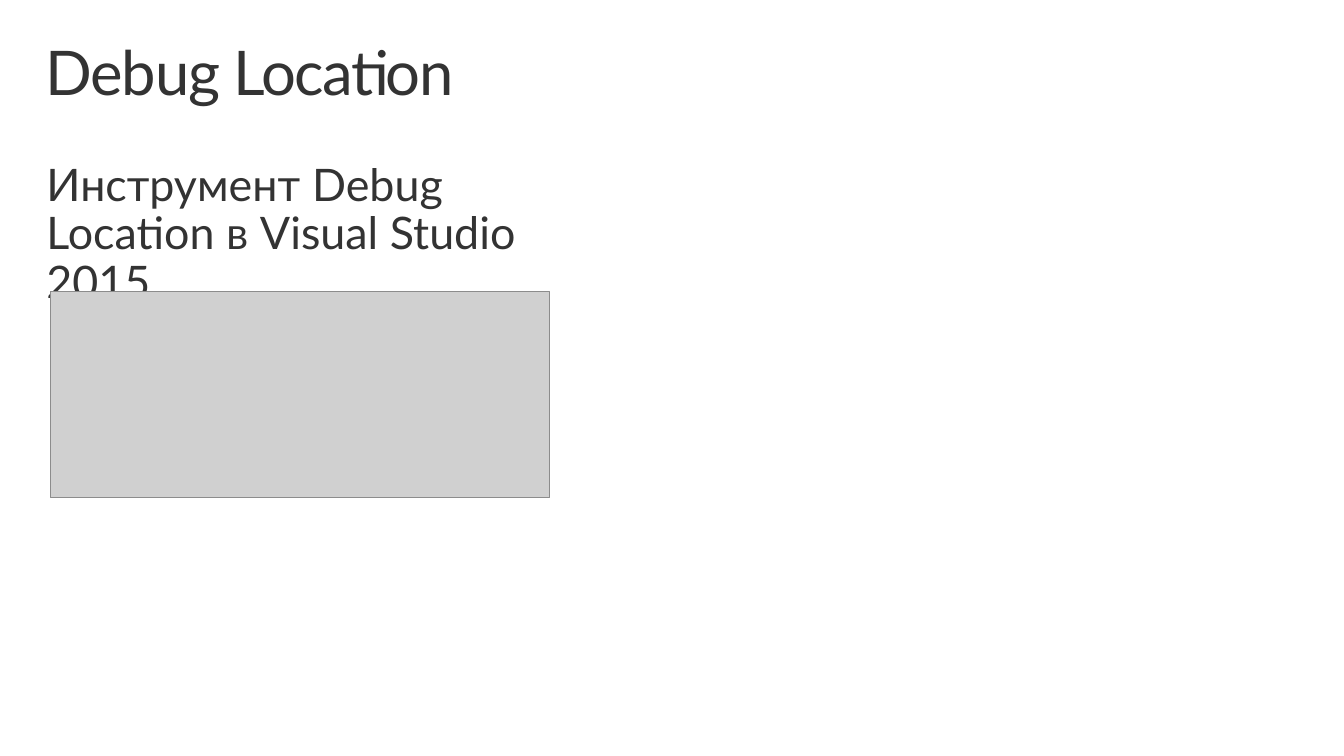
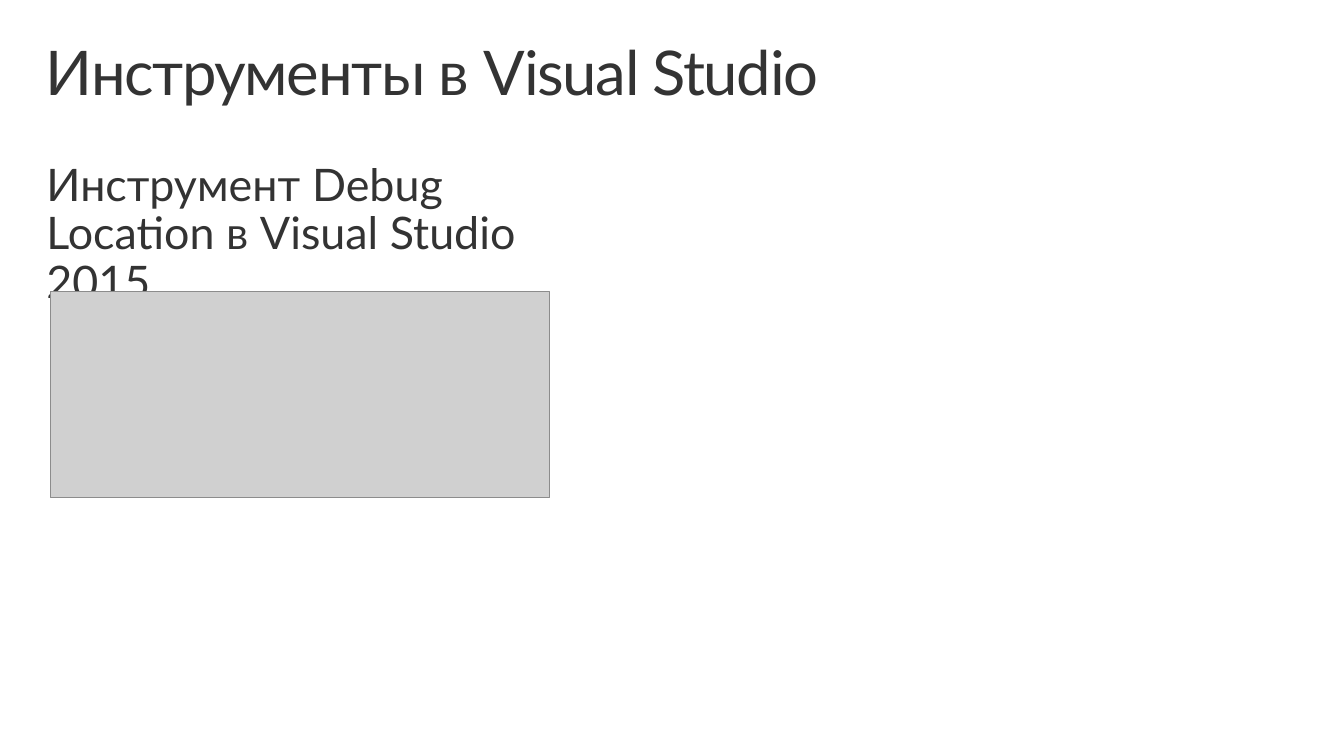
Before and after one commit to evangelism/Win10UWPCourse, a slide deck: slide 14 of 05. Application Lifecycle/5 - Application Lifecycle (RUS).pptx. Drawn at 1344x756 pixels with LibreOffice and Linux fonts; fonts in the diff are those of the drawing; grey boxes stand for pictures; background and template pictures are left out. Boxes give left, top, right and bottom in pixels: in the first picture for what was removed or moved away, otherwise in the second. Text is boxed around its words. In the diff, an @@ line names an element or a change of style, - is before the commit and + after.

```diff
--- a/05. Application Lifecycle/5 - Application Lifecycle (RUS).pptx
+++ b/05. Application Lifecycle/5 - Application Lifecycle (RUS).pptx
@@ title at [46, 49, 819, 106]: text changed @@
-Debug Location
+Инструменты в Visual Studio
```
Also in this commit, not shown: 1 other slide changed, 1 other file.
